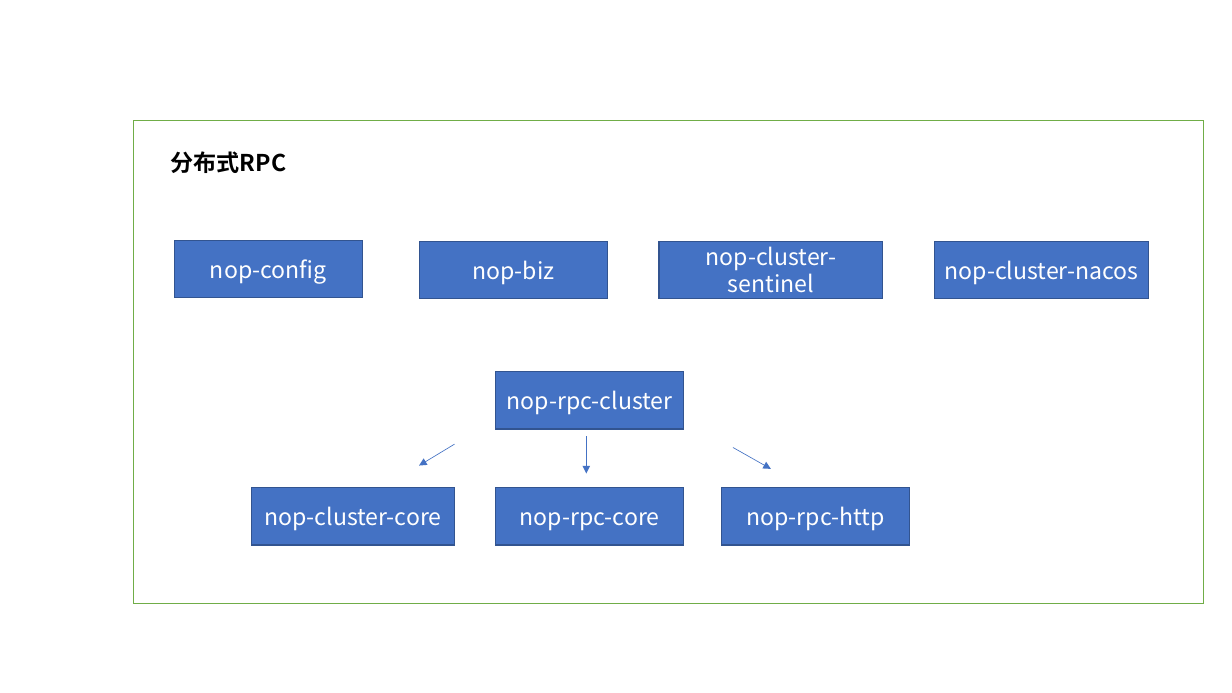
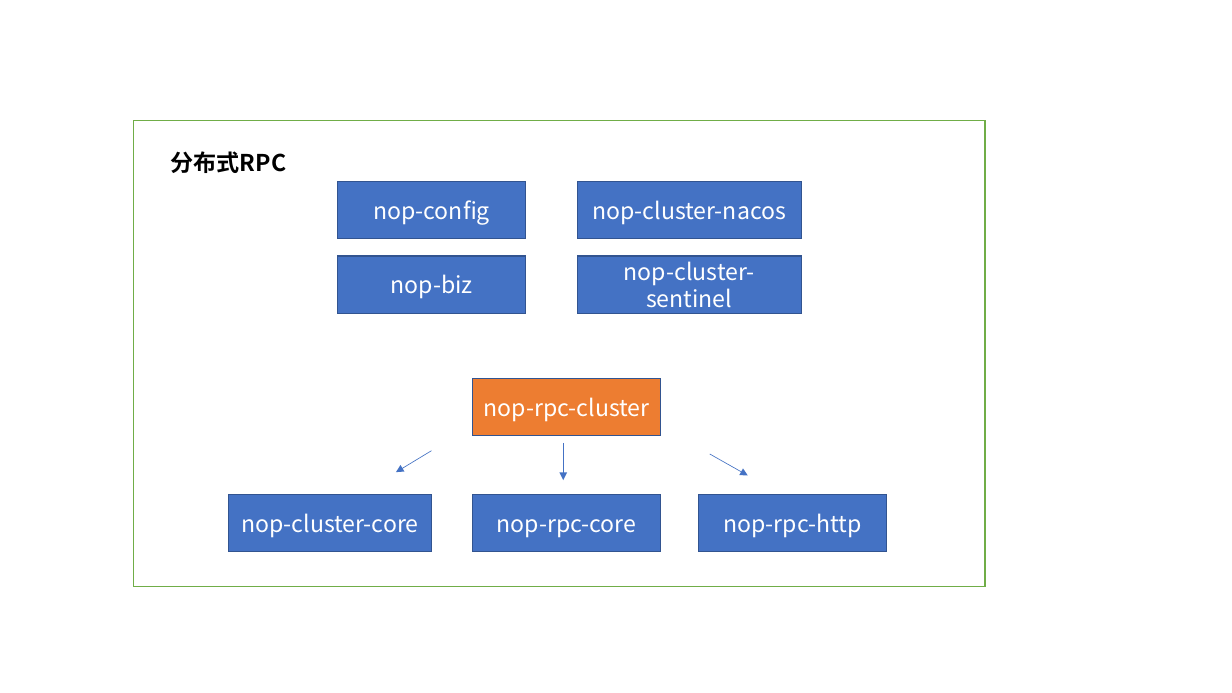
Before and after one commit to entropy-cloud/nop-entropy, a slide deck: slide 3 of docs/ppt/reg-images.pptx. Drawn at 1232x693 pixels with LibreOffice and Linux fonts; fonts in the diff are those of the drawing. Boxes give left, top, right and bottom in pixels: in the first picture for what was removed or moved away, otherwise in the second. Text is boxed around its words. In the diff, an @@ line names an element or a change of style, - is before the commit and + after.

```diff
--- a/docs/ppt/reg-images.pptx
+++ b/docs/ppt/reg-images.pptx
@@ rectangle: place and size @@
-rectangle at bbox=[134, 121, 1204, 604]
+rectangle at bbox=[134, 121, 985, 587]
@@ rectangle "nop-config": place and size @@
-rectangle "nop-config" at bbox=[175, 240, 362, 298]
+rectangle "nop-config" at bbox=[337, 181, 525, 238]
@@ rectangle "nop-cluster-nacos": place and size @@
-rectangle "nop-cluster-nacos" at bbox=[934, 241, 1148, 299]
+rectangle "nop-cluster-nacos" at bbox=[578, 181, 801, 238]
@@ rectangle "nop-biz": place and size @@
-rectangle "nop-biz" at bbox=[420, 241, 607, 299]
+rectangle "nop-biz" at bbox=[337, 256, 525, 313]
@@ rectangle "nop-cluster-sentinel": place and size @@
-rectangle "nop-cluster-sentinel" at bbox=[659, 241, 883, 299]
+rectangle "nop-cluster-sentinel" at bbox=[578, 256, 801, 313]
@@ rectangle "nop-rpc-cluster" at bbox=[473, 378, 661, 435]: fill #4472C4 to #ED7D31 @@
@@ 4 rectangles, 3 arrows: place and size @@
-4 rectangles, 3 arrows at bbox=[251, 372, 909, 545]
+4 rectangles, 3 arrows at bbox=[228, 378, 886, 552]
```
Also in this commit, not shown: 5 other slides changed, 3 slides added, 13 other files.
